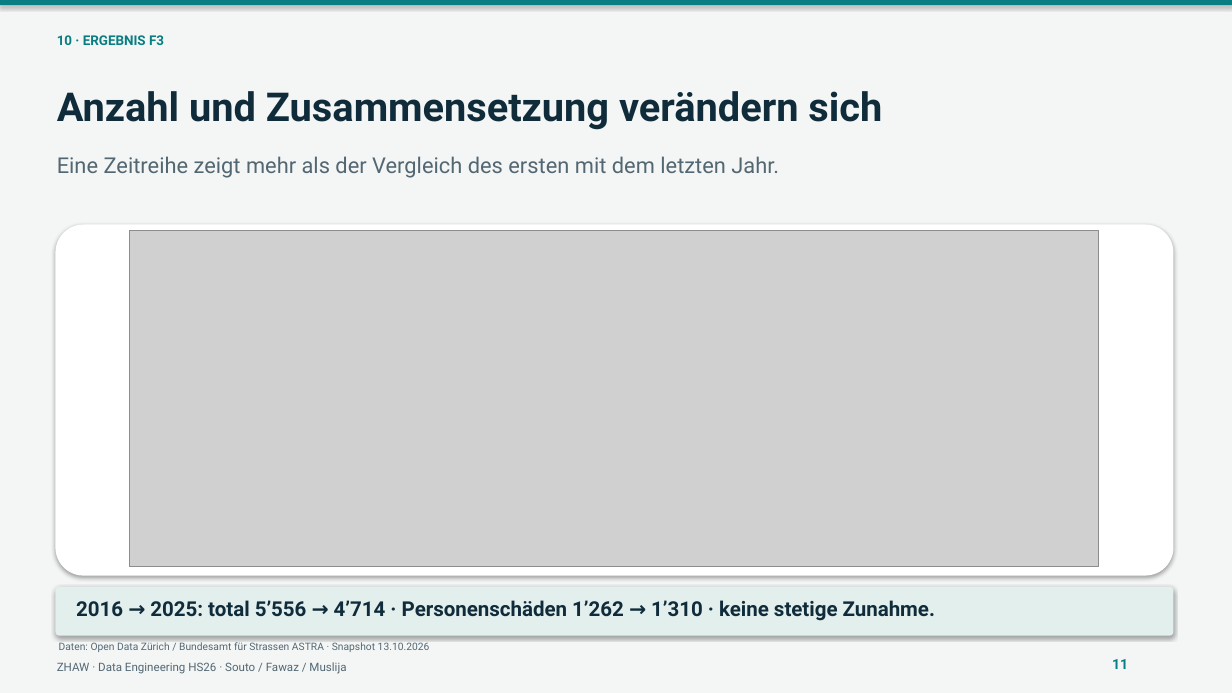
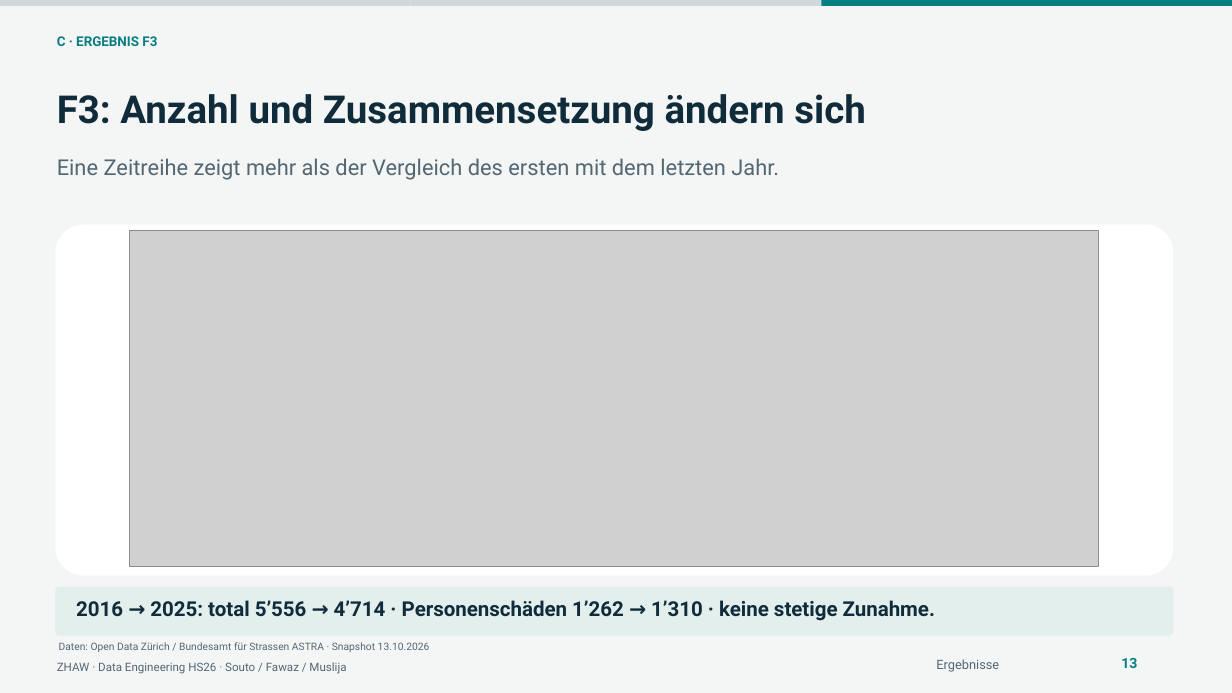
Before and after one commit to soutorub/de_projektarbeit_hs_2026_zhaw, a slide deck: slide 13 of presentations/teil1_verkehrsunfaelle_zuerich.pptx (slide 11 before the commit). Drawn at 1232x693 pixels with LibreOffice and Linux fonts; fonts in the diff are those of the drawing; grey boxes stand for pictures. Boxes give left, top, right and bottom in pixels: in the first picture for what was removed or moved away, otherwise in the second. Text is boxed around its words. In the diff, an @@ line names an element or a change of style, - is before the commit and + after.

```diff
--- a/presentations/teil1_verkehrsunfaelle_zuerich.pptx
+++ b/presentations/teil1_verkehrsunfaelle_zuerich.pptx
@@ rectangle added at bbox=[0, 0, 411, 6], fill #CFD9DD @@
@@ rectangle: place and size @@
-rectangle at bbox=[0, 0, 1232, 6]
+rectangle at bbox=[411, 0, 823, 6]
@@ rectangle at bbox=[411, 0, 823, 6]: fill #087E83 to #CFD9DD; shadow off @@
@@ rectangle added at bbox=[822, 0, 1232, 6], fill #087E83 @@
@@ text at bbox=[57, 36, 157, 46]: text changed @@
-10 · ERGEBNIS F3
+C · ERGEBNIS F3
@@ text at bbox=[57, 94, 866, 131]: text changed; size 31 to 30 pt @@
-Anzahl und Zusammensetzung verändern sich
+F3: Anzahl und Zusammensetzung ändern sich
@@ rounded rectangle at bbox=[55, 225, 1174, 576]: shadow off @@
@@ rounded rectangle at bbox=[55, 587, 1174, 636]: shadow off @@
@@ text added at bbox=[936, 659, 999, 672], 10 pt, text #536773 @@
+Ergebnisse
@@ text removed at bbox=[1112, 659, 1128, 669] @@
-11
@@ text added at bbox=[1121, 658, 1137, 668], 11 pt, text #087E83, bold @@
+13
```
Also in this commit, not shown: 11 other slides changed, 7 slides added, 6 slides removed, 8 other files.
